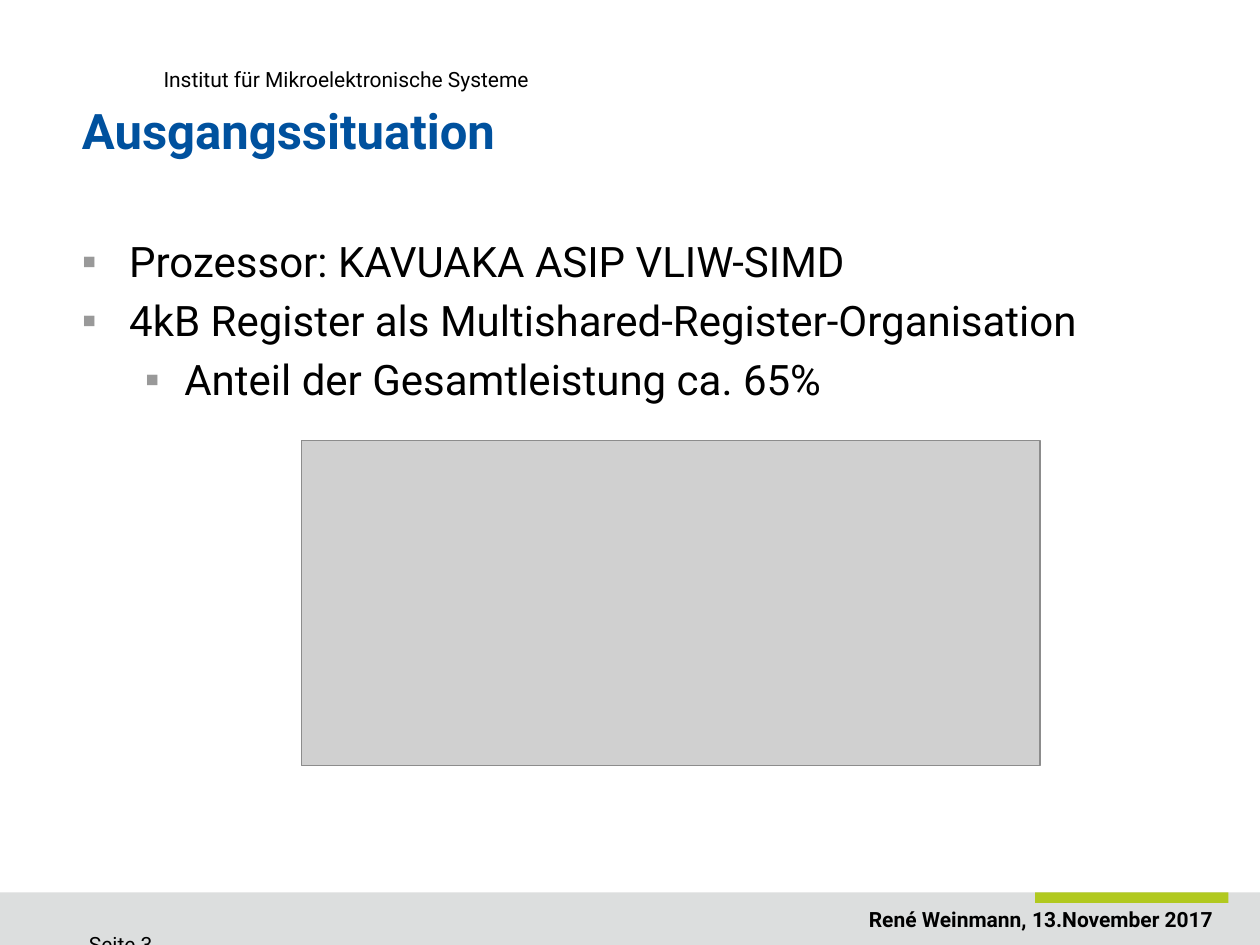
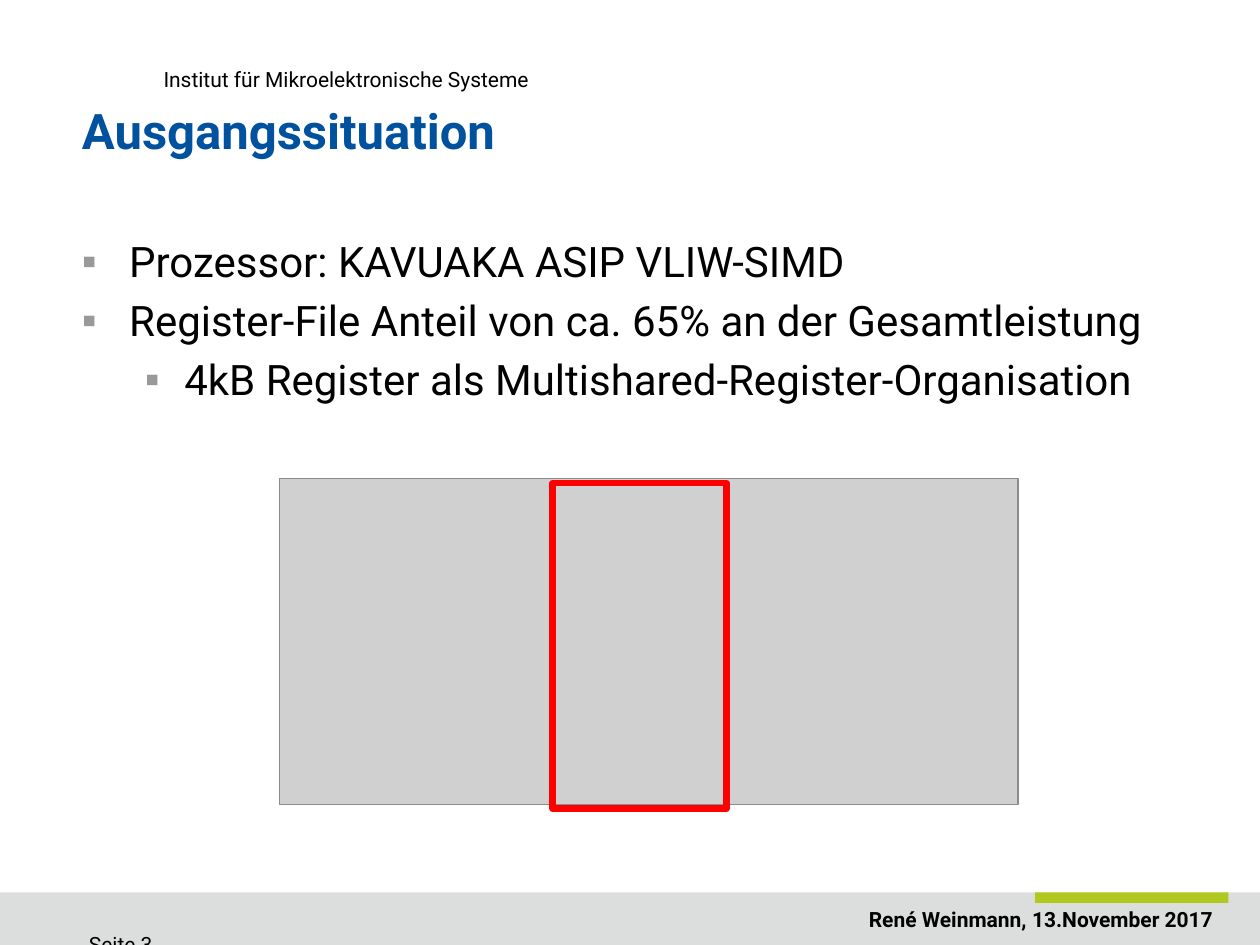
Before and after one commit to ReneWeinmann/Masterarbeit, a slide deck: slide 3 of Presentation_Rene_Weinmann.pptx. Drawn at 1260x945 pixels with LibreOffice and Linux fonts; fonts in the diff are those of the drawing; grey boxes stand for pictures; background and template pictures are left out. Boxes give left, top, right and bottom in pixels: in the first picture for what was removed or moved away, otherwise in the second. Text is boxed around its words. In the diff, an @@ line names an element or a change of style, - is before the commit and + after.

```diff
--- a/Presentation_Rene_Weinmann.pptx
+++ b/Presentation_Rene_Weinmann.pptx
@@ text at [129, 304, 1141, 345]: paragraph added @@
+▪ Register-File Anteil von ca. 65% an der Gesamtleistung
@@ text at [184, 363, 821, 404]: paragraph removed @@
-  ▪ Anteil der Gesamtleistung ca. 65%
@@ text at [184, 363, 1131, 404]: list level 1 to 2 in "4kB Register als Multishared-Register-Organisation" @@
@@ picture: place and size @@
-picture at [301, 440, 1040, 765]
+picture at [280, 479, 1018, 804]
@@ rectangle added at [553, 484, 727, 809], outline #FF0000 3.75 pt @@
```
Also in this commit, not shown: 9 other slides changed, 3 slides added.
